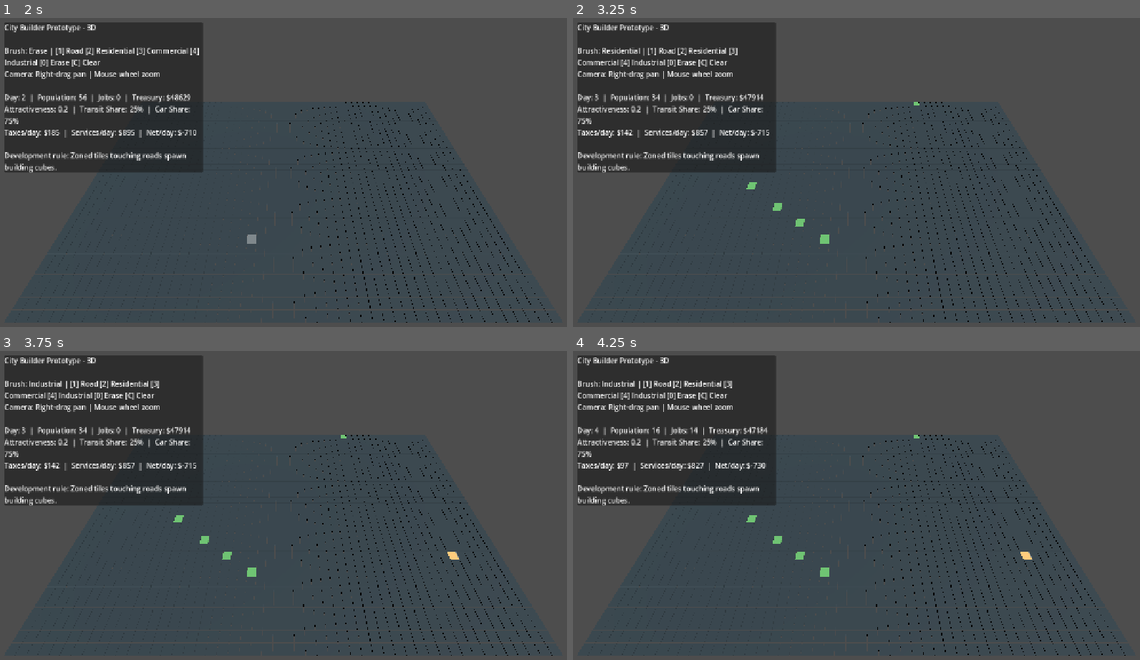
Above: before the commit, frames 1-4 (two rows, left to right).
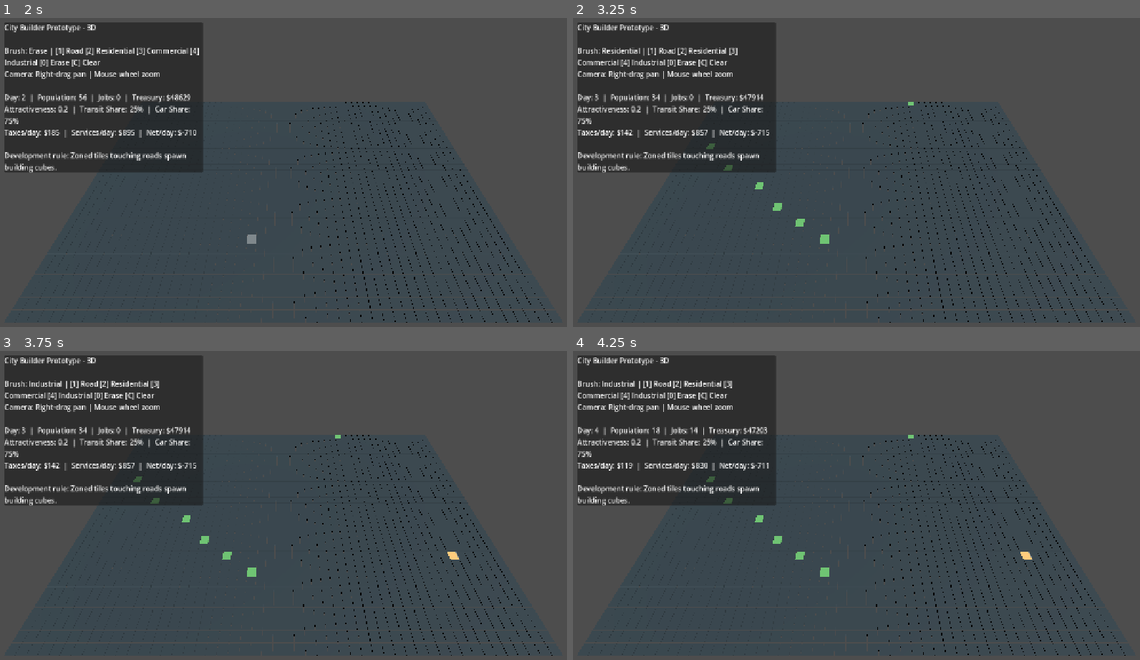
Above: after the commit, the same moments.

Repository: justakline/city_builder
Game: Godot game, scene res://scenes/main.tscn
Two runs of this game, one before a commit and one after it. Both use one fixed random seed, a clock stepped at 60 frames per second and the inputs below.
Inputs (mouse positions are in pixels of both pictures, inside the frame that each line leads up to):
- Up to frame 1 (2 s): tap Enter at 0.5 s; move the mouse to (408, 160) at 0.52 s; tap 0 at 0.6 s; click (408, 160) at 0.67 s; tap Space at 1.25 s; drag from (170, 191) to (255, 240) at 1.27 s
- Up to frame 2 (3.25 s): tap Enter at 2 s; move the mouse to (913, 104) at 2.02 s; tap 2 at 2.1 s; click (913, 104) at 2.17 s; tap Space at 2.75 s; drag from (828, 240) to (686, 129) at 2.77 s
- Up to frame 3 (3.75 s): tap Enter at 3.5 s; move the mouse to (453, 558) at 3.52 s; tap 4 at 3.6 s; click (453, 558) at 3.67 s
- Up to frame 4 (4.25 s): no input

Frame 1 is identical in both runs. In frame 2, 0.1% of the frame differs, in the area x 23-62%, y 27-56%; in frame 3, 0.1%; in frame 4, 0.5%, in the area x 8-62%, y 24-56%.

Commit message:
Fix 3D controls: use _input, reliable ground-plane ray hit, and UI mouse passthrough

Diff:
--- a/scenes/main.tscn
+++ b/scenes/main.tscn
@@ -33,6 +33,7 @@
 offset_top = 16.0
 offset_right = 460.0
 offset_bottom = 260.0
+mouse_filter = 2
 
 [node name="InfoLabel" type="Label" parent="UI/Panel"]
 layout_mode = 2
--- a/scripts/main.gd
+++ b/scripts/main.gd
@@ -66,7 +66,7 @@
 	_update_ui()
 
 
-func _unhandled_input(event: InputEvent) -> void:
+func _input(event: InputEvent) -> void:
 	if event is InputEventMouseButton:
 		if event.button_index == MOUSE_BUTTON_RIGHT:
 			is_panning = event.pressed
@@ -259,14 +259,12 @@
 	var ray_origin: Vector3 = camera_3d.project_ray_origin(mouse_pos)
 	var ray_dir: Vector3 = camera_3d.project_ray_normal(mouse_pos)
 
-	if absf(ray_dir.y) < 0.0001:
+	var ground_plane: Plane = Plane(Vector3.UP, GROUND_THICKNESS * 0.5)
+	var hit_variant: Variant = ground_plane.intersects_ray(ray_origin, ray_dir)
+	if hit_variant == null:
 		return Vector2i(-1, -1)
 
-	var t: float = -ray_origin.y / ray_dir.y
-	if t < 0.0:
-		return Vector2i(-1, -1)
-
-	var hit: Vector3 = ray_origin + ray_dir * t
+	var hit: Vector3 = hit_variant
 	var min_x: float = -(float(GRID_WIDTH) * CELL_SIZE * 0.5)
 	var min_z: float = -(float(GRID_HEIGHT) * CELL_SIZE * 0.5)
 	var gx: int = int(floor((hit.x - min_x) / CELL_SIZE))
